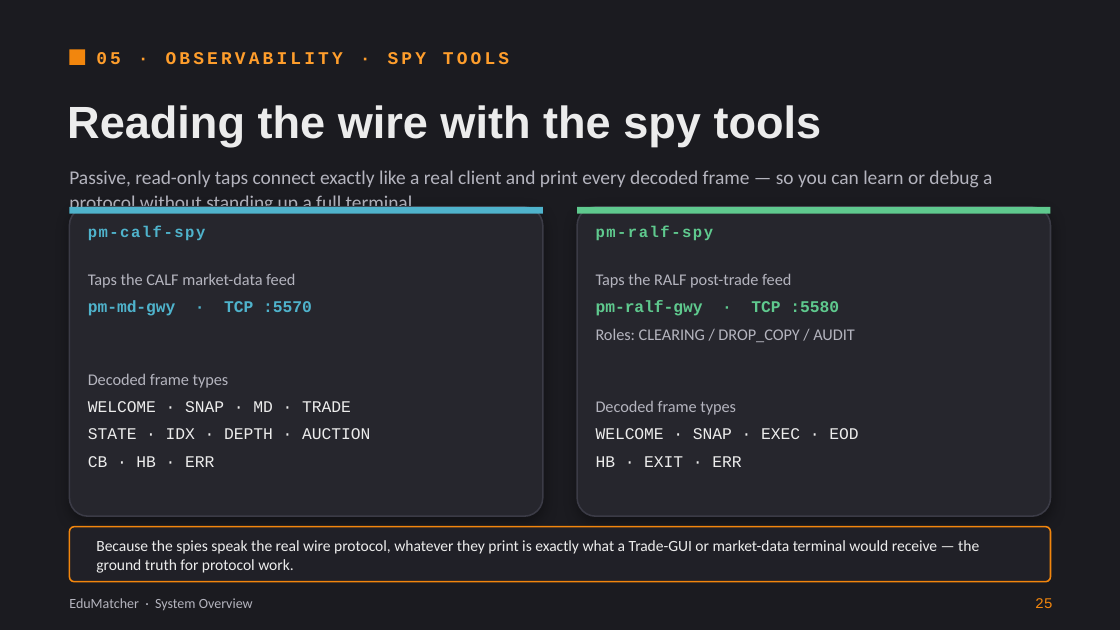
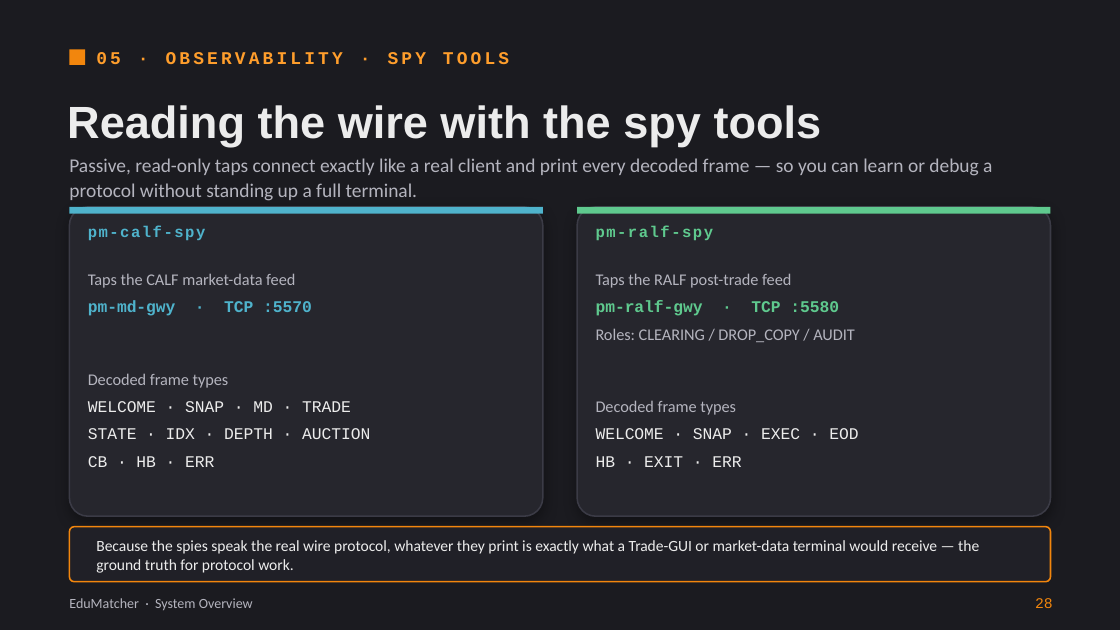
Before and after one commit to johan162/EduMatcher, a slide deck: slide 28 of docs/presentations/introduction-to-edumatcher.pptx (slide 25 before the commit). Drawn at 1120x630 pixels with LibreOffice and Linux fonts; fonts in the diff are those of the drawing. Boxes give left, top, right and bottom in pixels: in the first picture for what was removed or moved away, otherwise in the second. Text is boxed around its words. In the diff, an @@ line names an element or a change of style, - is before the commit and + after.

```diff
--- a/docs/presentations/introduction-to-edumatcher.pptx
+++ b/docs/presentations/introduction-to-edumatcher.pptx
@@ text "Passive, read-only taps connect exactly ...": place and size @@
-text "Passive, read-only taps connect exactly ..." at <box>69,170,992,215</box>
+text "Passive, read-only taps connect exactly ..." at <box>69,158,992,201</box>
@@ text at <box>1035,598,1053,608</box>: text changed @@
-25
+28
```
Also in this commit, not shown: 29 other slides changed, 3 slides added.
